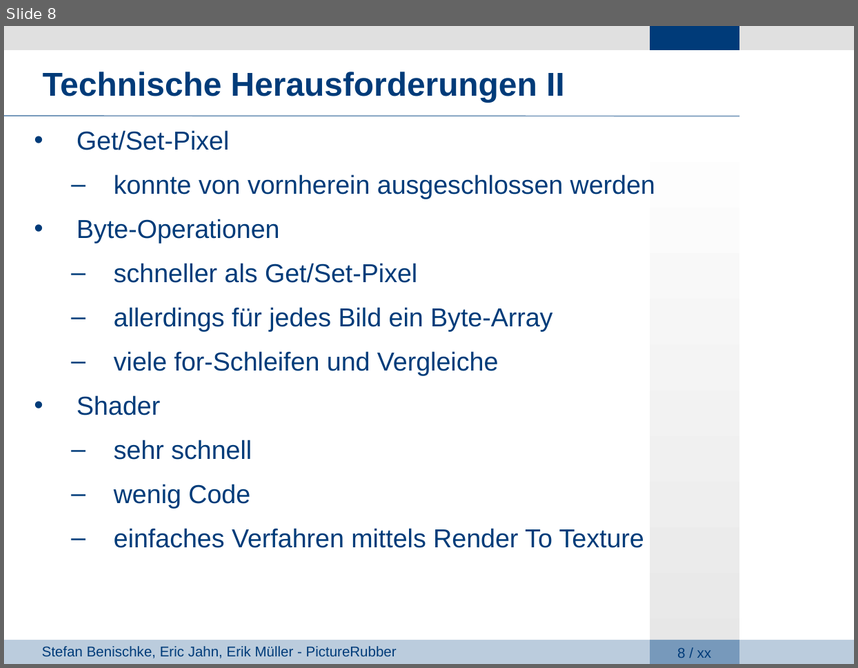
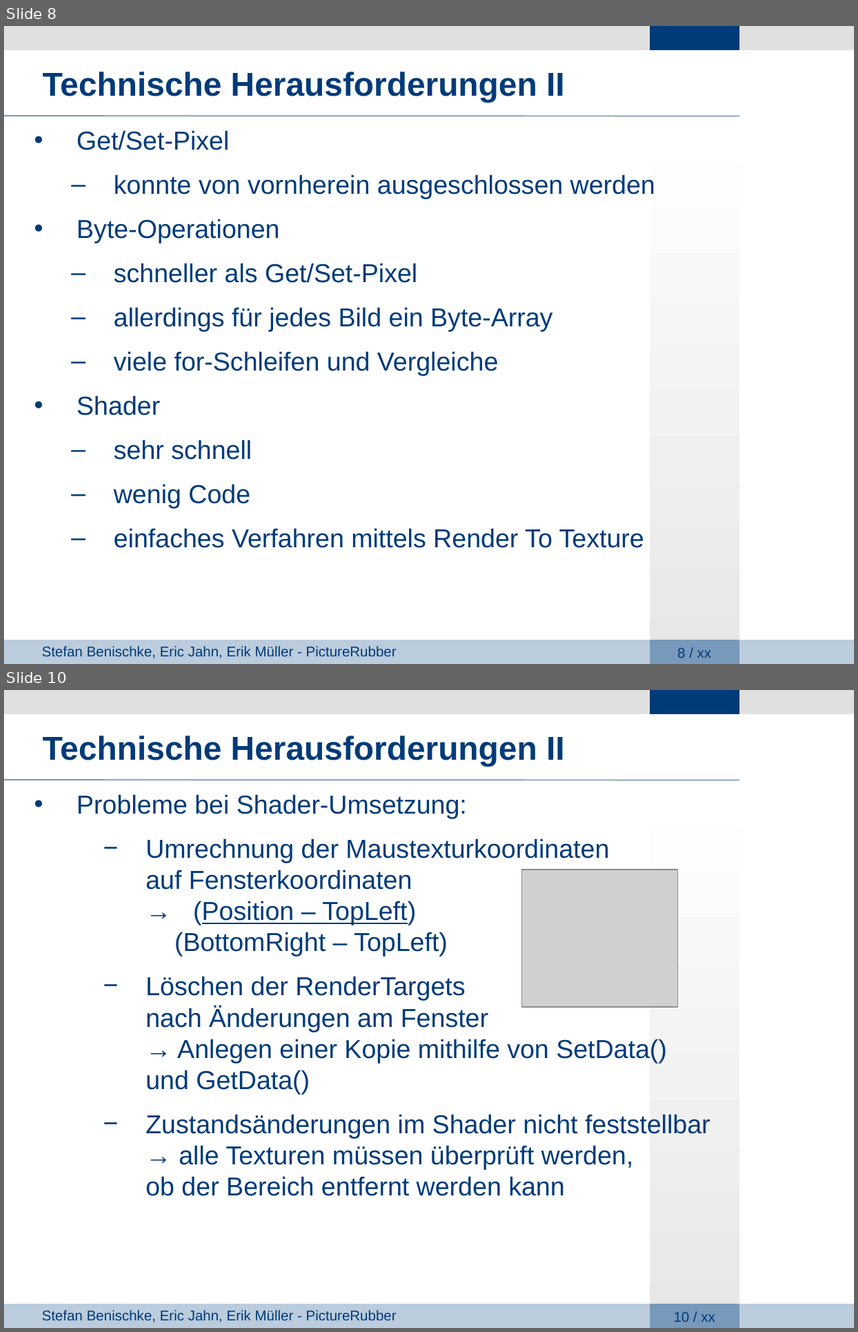
Before and after one commit to giuliarouge/picturerubber, a slide deck: Präsentation.ppt. Shown one above the other, each under a label of ours: slide 8 before the commit, slides 8 and 10 after it; the slides between them are not shown. The pictures are 858x668 and 858x1332 pixels, drawn with LibreOffice and Linux fonts; fonts in the diff are those of the drawing; grey boxes stand for pictures; background and template pictures are left out. Boxes give left, top, right and bottom in pixels: in the first picture for what was removed or moved away, otherwise in the second. Text is boxed around its words. In the diff, an @@ line names an element or a change of style, - is before the commit and + after.

```diff
--- a/Präsentation.ppt
+++ b/Präsentation.ppt
@@ slide 10 added at (4,690,854,1328), background #FFFFFF; not listed: 8 template elements that a slide beside it also shows @@
@@ text added at (43,736,565,766), 28 pt, text #003B79, bold @@
+Technische Herausforderungen II
@@ text added at (76,794,711,1196), 22 pt, text #003B79 @@
+• Probleme bei Shader-Umsetzung:
+  − Umrechnung der Maustexturkoordinaten
+    auf Fensterkoordinaten
+    → (Position – TopLeft)
+    (BottomRight – TopLeft)
+  − Löschen der RenderTargets
+    nach Änderungen am Fenster
+    → Anlegen einer Kopie mithilfe von SetData()
+    und GetData()
+  − Zustandsänderungen im Shader nicht feststellbar
+    → alle Texturen müssen überprüft werden,
+    ob der Bereich entfernt werden kann
@@ picture added at (522,869,677,1007) @@
```
Also in this commit, not shown: 6 slides changed, 1 slide removed, 1 other file.
